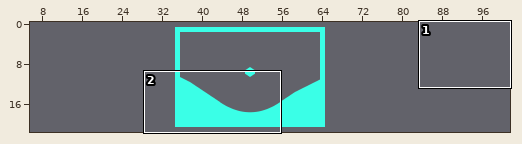
Two versions of a level (Tiled map, assets/data/act.tmx). Above, an overview of the earlier version with the close-up marked.
Close-up. First the earlier version:
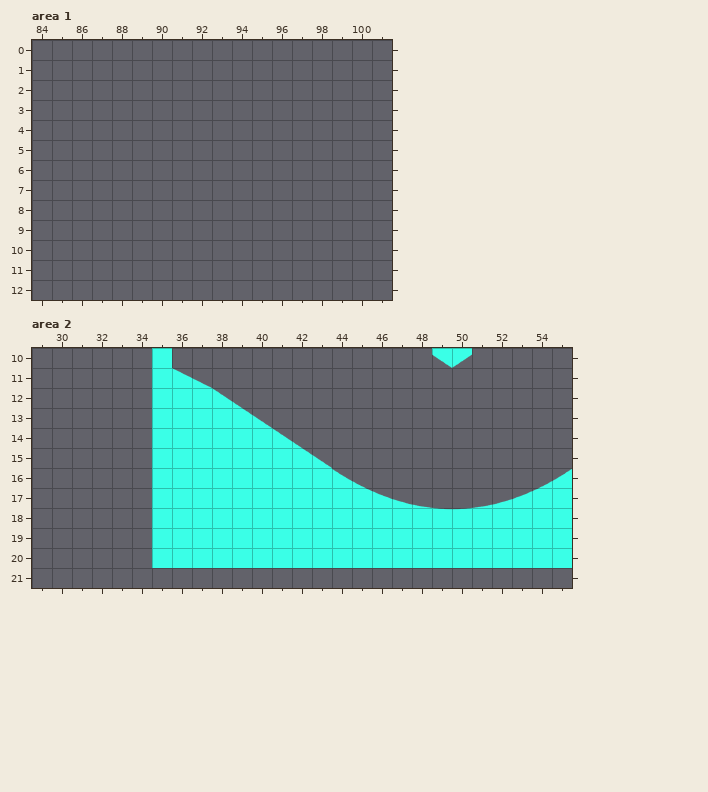
Cells are 48x48 px. Shown: area 1 x 84..101, y 0..12; area 2 x 29..55, y 10..21. The commit also changed other parts of the map, which this record leaves out. The old version is drawn lined up with the new one.
New version:
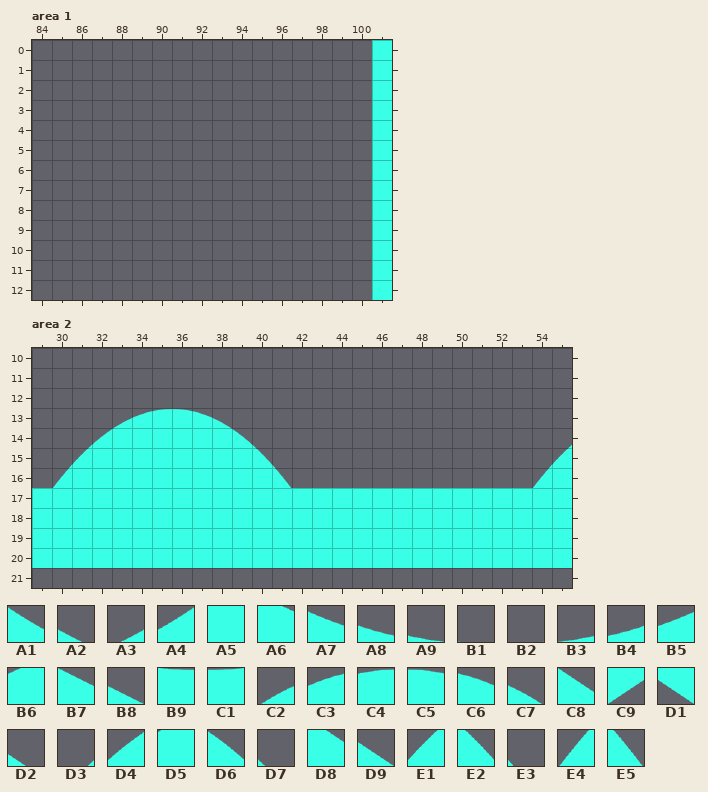
Key: from "test": A1 14, A2 15, A3 24, A4 25, A5 40, A6 41, A7 42, A8 43, A9 44, B1 45, B2 46, B3 47, B4 48, B5 49, B6 50, B7 63, B8 64, B9 71, C1 72, C2 147, C3 148, C4 149, C5 150, C6 151, C7 152, C8 163, C9 163 flipped up-down, D1 163 turned 180, D2 164, D3 171, D4 172, D5 173, D6 179, D7 180, D8 190, D9 191, E1 197, E2 206, E3 207, E4 222, E5 233.
__ is an empty cell.
Tiles replaced or removed in this view: A1, A2, A3, A4, A5, A6, A7, A8, A9, B1, B2, B3, B4, B5, B6, B7, B8, B9, C1, C8, C9, D1, D2, D8, D9.
The edit:
Changed rows in their new state; .. is an unchanged cell.
map size 30x20 -> 102x23 cells (old content now starts at 35,1; both pictures use the new coordinates)
Layer "ForeGround", area 1:
first column x 101:
 0 A5
 1 A5
 2 A5
 3 A5
 4 A5
 5 A5
 6 A5
 7 A5
 8 A5
 9 A5
10 A5
11 A5
12 A5
Layer "ForeGround", area 2:
first column x 29:
10 .. .. .. .. .. .. __ .. .. .. .. .. .. .. .. .. .. .. .. .. __ __ .. .. .. .. ..
11 .. .. .. .. .. .. __ __ __ .. .. .. .. .. .. .. .. .. .. .. .. .. .. .. .. .. ..
12 .. .. .. .. .. .. __ __ __ __ __ .. .. .. .. .. .. .. .. .. .. .. .. .. .. .. ..
13 .. .. .. .. C2 C3 C4 C5 C6 C7 __ __ .. .. .. .. .. .. .. .. .. .. .. .. .. .. ..
14 .. .. D3 D4 D5 A5 .. .. .. .. D6 D7 __ __ .. .. .. .. .. .. .. .. .. .. .. .. D3
15 .. .. E1 A5 A5 A5 .. .. .. .. .. E2 E3 __ __ .. .. .. .. .. .. .. .. .. .. .. E1
16 .. E4 A5 A5 A5 A5 .. .. .. .. .. .. E5 __ __ __ __ .. .. .. .. .. .. .. .. E4 A5
17 A5 A5 A5 A5 A5 A5 .. .. .. .. .. .. .. .. .. .. A5 A5 A5 A5 A5 A5 A5 A5 A5 A5 ..
18 A5 A5 A5 A5 A5 A5 .. .. .. .. .. .. .. .. .. .. .. .. .. .. A5 A5 .. .. .. .. ..
19 A5 A5 A5 A5 A5 A5 .. .. .. .. .. .. .. .. .. .. .. .. .. .. .. .. .. .. .. .. ..
20 A5 A5 A5 A5 A5 A5 .. .. .. .. .. .. .. .. .. .. .. .. .. .. .. .. .. .. .. .. ..
Boxes around the changes in both close-ups, in picture pixels (x1, y1, x2, y2):
added: (372, 40, 392, 300)
changed: (32, 348, 572, 568)
